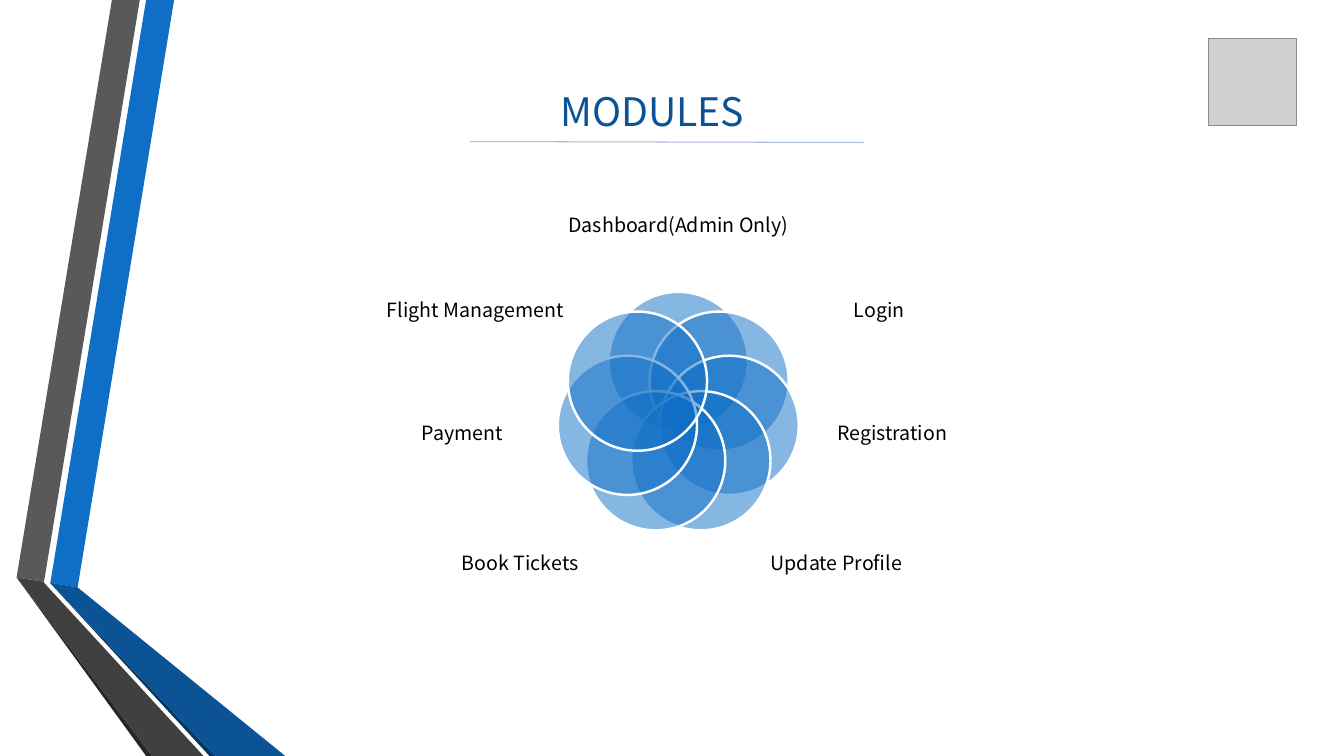
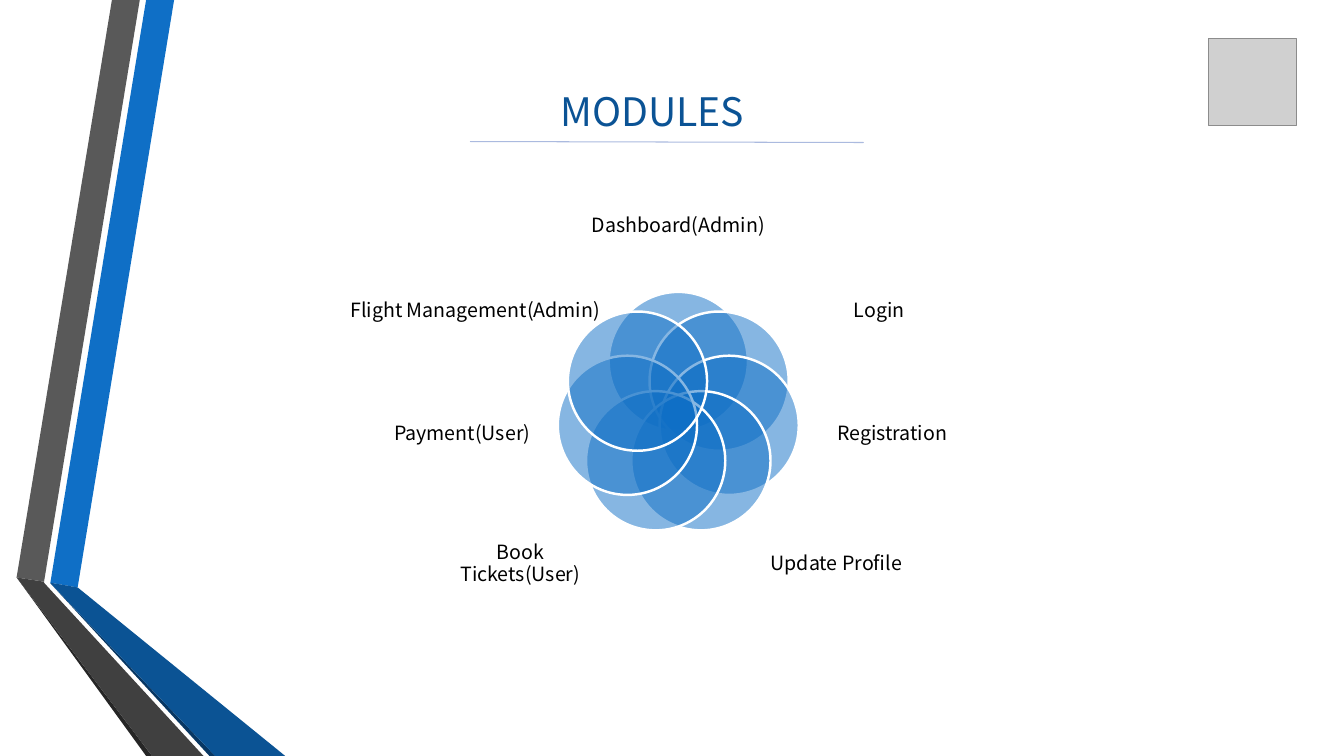
Before and after one commit to vikasdhiman0635/Airline_Reservation, a slide deck: slide 7 of Document/EchoFlightsPPT.pptx. Drawn at 1344x756 pixels with LibreOffice and Linux fonts; fonts in the diff are those of the drawing; grey boxes stand for pictures; background and template pictures are left out. Boxes give left, top, right and bottom in pixels: in the first picture for what was removed or moved away, otherwise in the second. Text is boxed around its words. In the diff, an @@ line names an element or a change of style, - is before the commit and + after.

```diff
--- a/Document/EchoFlightsPPT.pptx
+++ b/Document/EchoFlightsPPT.pptx
@@ text at <box>592,216,765,236</box>: text changed @@
-Dashboard(Admin Only)
+Dashboard(Admin)
@@ text at <box>350,301,600,322</box>: text changed @@
-Flight Management
+Flight Management(Admin)
@@ text at <box>394,424,530,445</box>: text changed @@
-Payment
+Payment(User)
@@ text at <box>460,543,580,585</box>: text changed @@
-Book Tickets
+Book Tickets(User)
```
Also in this commit, not shown: 7 other slides changed, 2 slides added, 1 slide removed, 9 other files.
